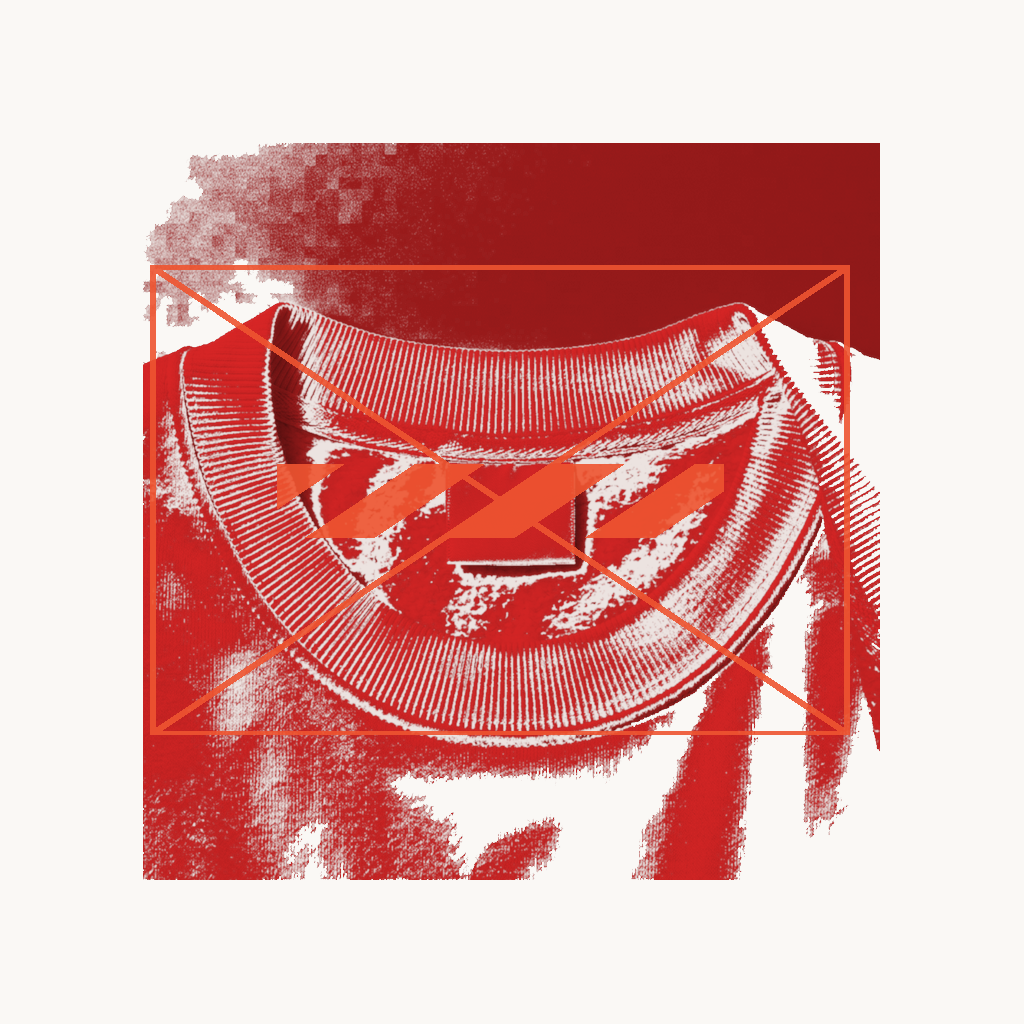
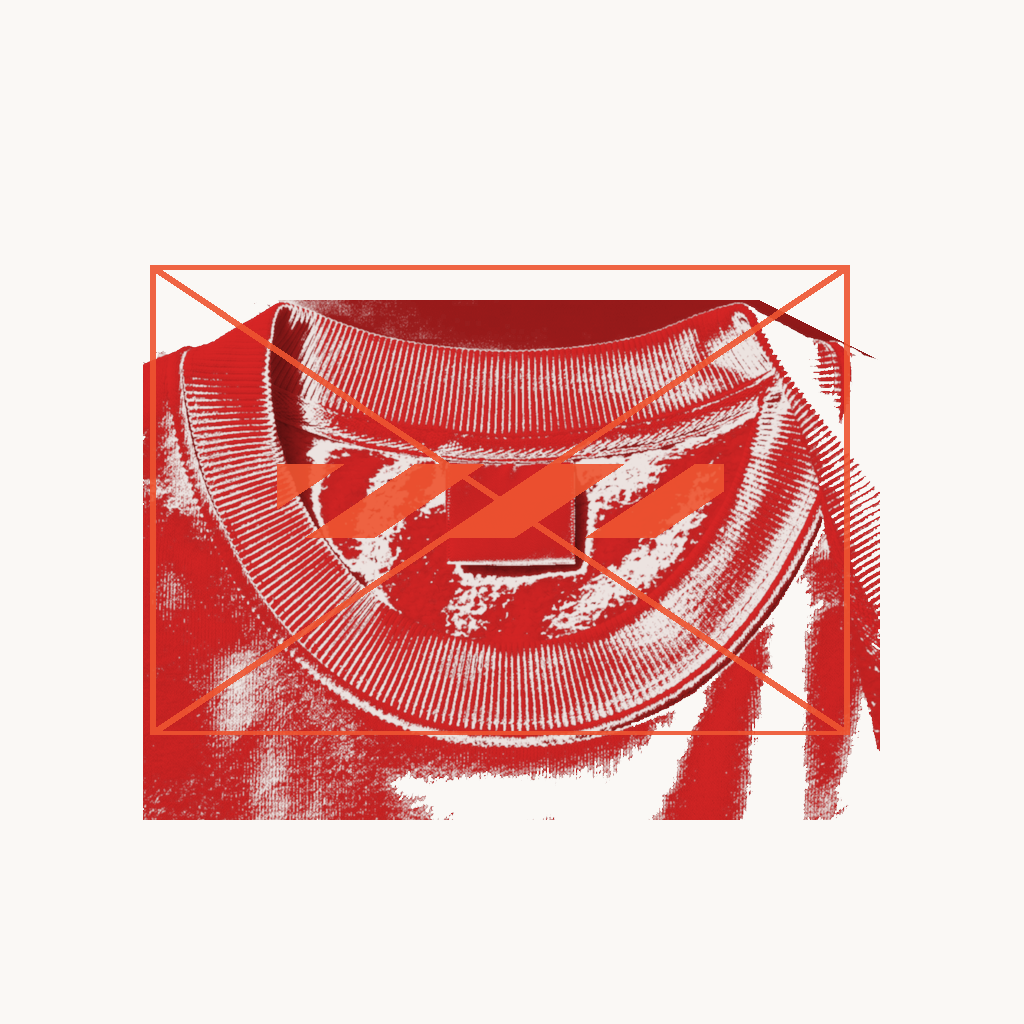
Comparing the layer stacks of the two 1024×1024 images. Changes:
painted on "10 Product Base - hoodie - red - neck-label" over bbox(143, 143, 880, 880)